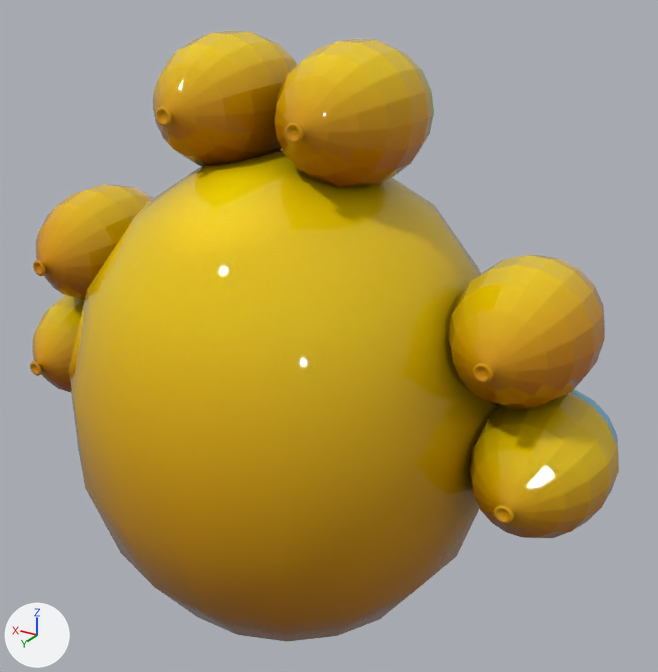
The FBX model El_Chavo/Assets/3D Elementos/Asset/Model/DoñaFlorinda_Globos.FBX as it was, and as the next commit left it.
Rendered twice from a 50 mm lens placed at (-0.181, 0.259, 0.29), pointed at (-0.007, -0.031, 0.145). Every picture has the same lights, and +X, +Y and +Z are marked at lower left. Where no turn or scale is listed for an object, it has been applied to the vertices.

Script lines for the objects in view, before the commit:
```python
me_mesh_001 = bpy.data.meshes.new('Mesh.001')
me_mesh_001.from_pydata(...)  # 290 vertices, 576 faces; spans x -0.0249..0.0249, y -0.0368..0.0368, z -0.0245..0.0245
me_mesh_001.materials.append(mat_doñaflorinda)  # picture img_doñaflorinda_diffuse_png
me_mesh_002 = bpy.data.meshes.new('Mesh.002')
me_mesh_002.from_pydata(...)  # 290 vertices, 576 faces; spans x -0.0249..0.0249, y -0.0368..0.0368, z -0.0245..0.0245
me_mesh_002.materials.append(mat_doñaflorinda)  # picture img_doñaflorinda_diffuse_png
me_mesh_006 = bpy.data.meshes.new('Mesh.006')
me_mesh_006.from_pydata(...)  # 290 vertices, 576 faces; spans x -0.0249..0.0249, y -0.0368..0.0368, z -0.0245..0.0245
me_mesh_006.materials.append(mat_doñaflorinda)  # picture img_doñaflorinda_diffuse_png
ob_doñaflorinda2_chico = bpy.data.objects.new('DoñaFlorinda2_Chico', me_mesh_006)
ob_doñaflorinda2_chico.location = (0.1007, -0.018, 0.1691)
ob_doñaflorinda6_chico = bpy.data.objects.new('DoñaFlorinda6_Chico', me_mesh_002)
ob_doñaflorinda6_chico.location = (-0.102, -0.018, 0.1214)
ob_doñaflorinda_chico = bpy.data.objects.new('DoñaFlorinda_Chico', me_mesh_001)
ob_doñaflorinda_chico.location = (0.1113, -0.018, 0.1214)
# also in view: 'DoñaFlorinda3_Chico' at (0.029, -0.018, 0.236); 'GloboChavo_Low001' at (0.003, -0.018, 0.112); 'DoñaFlorinda4_Chico' at (-0.024, -0.018, 0.236); 'DoñaFlorinda5_Chico' at (-0.091, -0.018, 0.169)
```
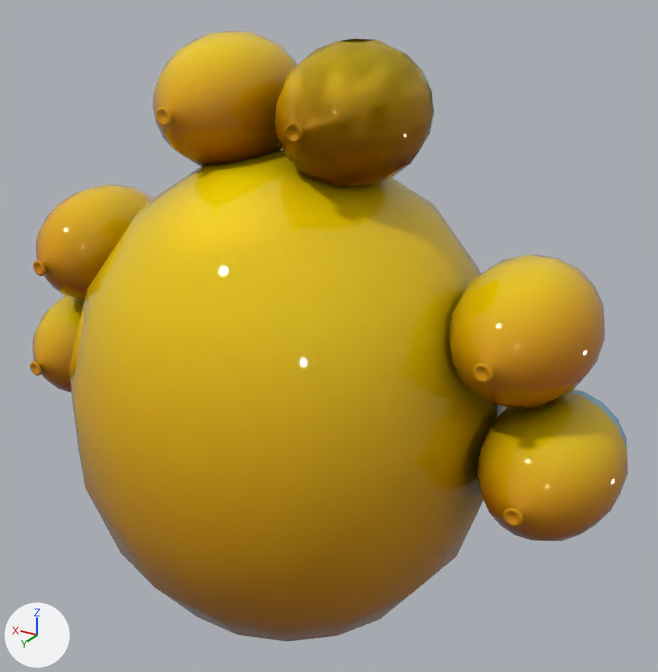
Changed parts and their boxes (x1, y1, x2, y2) in the pictures (658 x 672 px):
```json
{"object": "DoñaFlorinda6_Chico", "change": "reshaped", "before": [468, 389, 619, 538], "after": [275, 39, 434, 187]}
{"object": "DoñaFlorinda_Chico", "change": "reshaped", "before": [30, 295, 85, 392], "after": [30, 295, 628, 541]}
{"part": 1, "of": "me_mesh_001", "change": "added", "after": [476, 389, 628, 541], "on screen": "yellow"}
{"part": 3, "of": "me_mesh_002", "change": "deleted", "before": [468, 389, 619, 538], "on screen": "yellow"}
{"part": 4, "of": "me_mesh_002", "change": "added", "after": [275, 39, 434, 187], "on screen": "yellow"}
{"object": "DoñaFlorinda4_Chico", "change": "unchanged, covered by the edit", "before": [274, 39, 434, 187], "after": [274, 39, 434, 187]}
```

Scene script edits in JSON lines:
```json
{"block": "me_mesh_001", "where": "# used by ob_doñaflorinda_chico; location = (0.1113, -0.018, 0.1214)"}
{"op": "remove", "block": "me_mesh_001", "code": "me_mesh_001.from_pydata(...)  # 290 vertices, 576 faces; spans x -0.0249..0.0249, y -0.0368..0.0368, z -0.0245..0.0245"}
{"op": "add", "block": "me_mesh_001", "code": "me_mesh_001.from_pydata(...)  # 580 vertices, 1152 faces; spans x -0.2413..0.0249, y -0.0368..0.0368, z -0.0245..0.0245"}
{"block": "me_mesh_001", "change": "me_mesh_001 part 1: the loose piece of 290 vertices spanning x -0.0249..0.0249, y -0.0368..0.0368, z -0.0245..0.0245 is copied, and the copy is moved by (-0.2165, 0.0, 0.0); it spans x -0.2413..-0.1916, y -0.0368..0.0368, z -0.0245..0.0245"}
{"block": "me_mesh_001", "change": "me_mesh_001 part 2: the surface is now shaded smooth"}
{"block": "me_mesh_002", "where": "# used by ob_doñaflorinda6_chico; location = (-0.102, -0.018, 0.1214)"}
{"op": "remove", "block": "me_mesh_002", "code": "me_mesh_002.from_pydata(...)  # 290 vertices, 576 faces; spans x -0.0249..0.0249, y -0.0368..0.0368, z -0.0245..0.0245"}
{"op": "add", "block": "me_mesh_002", "code": "me_mesh_002.from_pydata(...)  # 290 vertices, 576 faces; spans x 0.0534..0.1032, y -0.0368..0.0368, z 0.0898..0.1387"}
{"block": "me_mesh_002", "change": "me_mesh_002 part 3: 290 vertices removed from x -0.0249..0.0249, y -0.0368..0.0368, z -0.0245..0.0245"}
{"block": "me_mesh_002", "change": "me_mesh_002 part 4: 290 vertices added at x 0.0534..0.1032, y -0.0368..0.0368, z 0.0898..0.1387"}
{"block": "me_mesh_002", "change": "me_mesh_002 part 5: the surface is now shaded smooth"}
```
